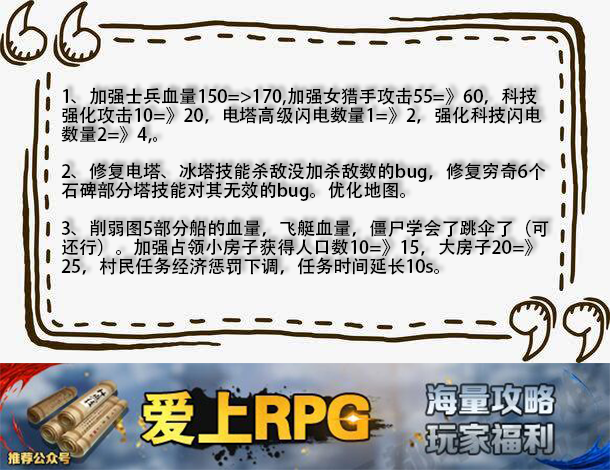
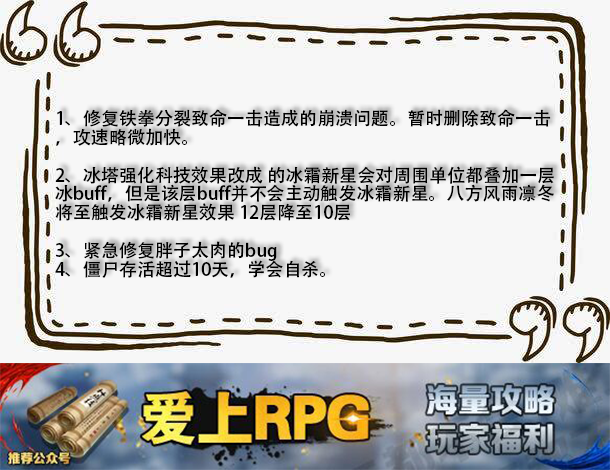
Comparing the layer stacks of the two 610px x 470px images. Changes:
renamed "1、加强士兵血量150=>170,加强女猎手攻击55=》60，科技 强化攻击10=》20，电塔高级闪电数量1=》2，强化科技闪" to "1、修复铁拳分裂致命一击造成的崩溃问题。暂时删除致命一击 ，攻速略微加快。 2、冰塔强化科技效果改成 的冰霜新星会对周围单位", painted on it over [55, 87, 554, 278]
